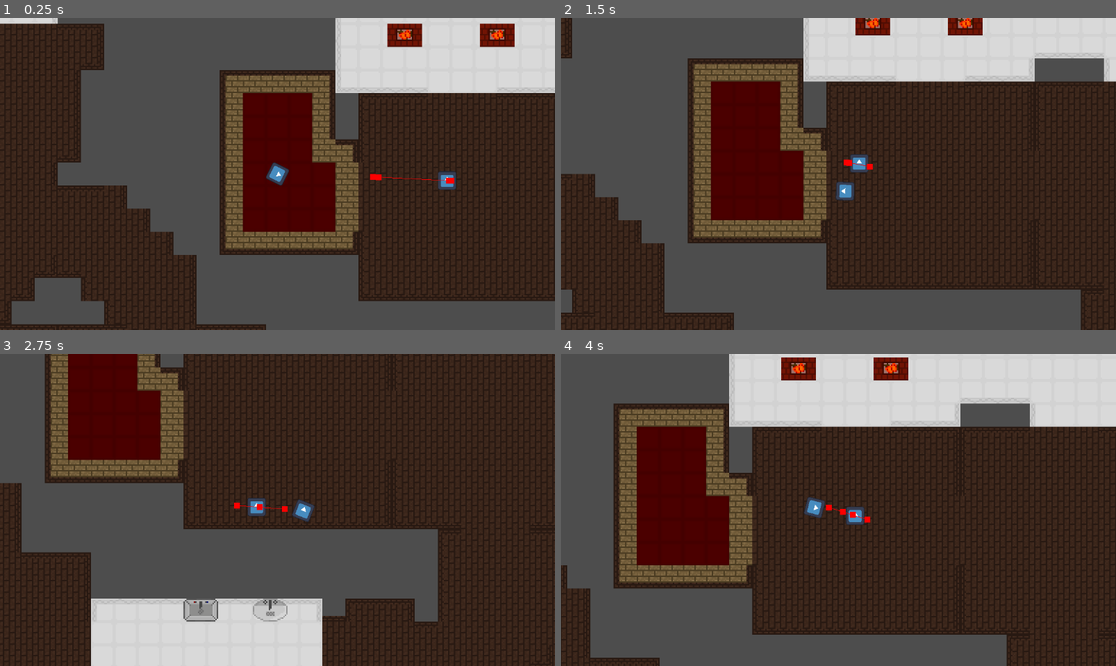
Above: before the commit, frames 1-4 (two rows, left to right).
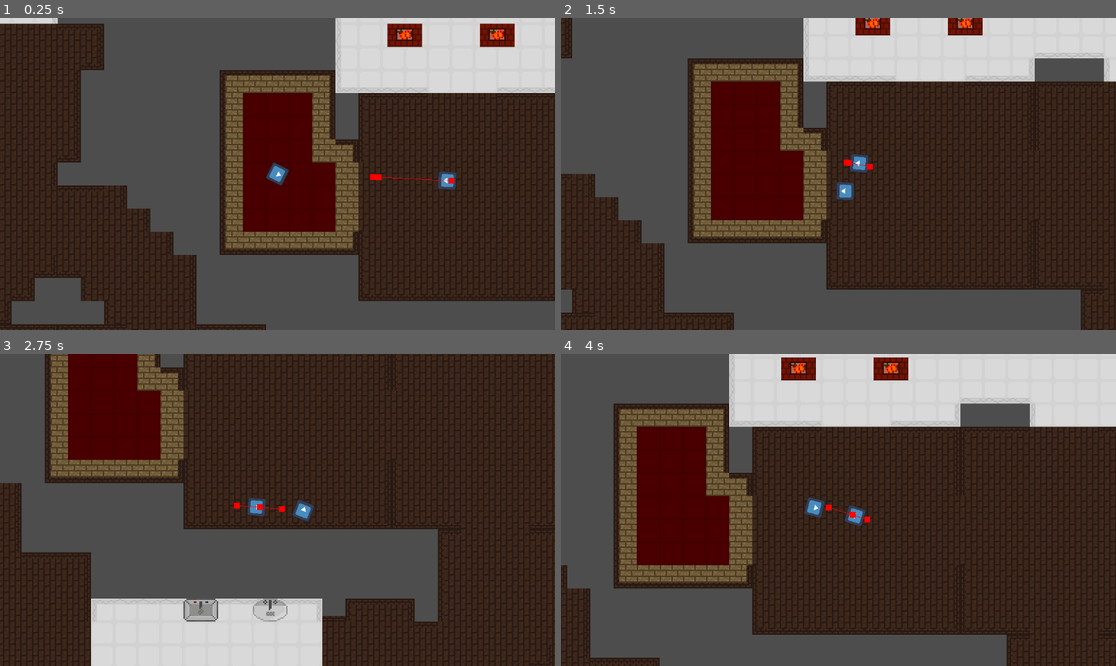
Above: after the commit, the same moments.

Repository: Rodrikk834/etromaton
Game: Godot game, scene res://scenes/main scene.tscn
Two runs of this game, one before a commit and one after it. Both use one fixed random seed, a clock stepped at 60 frames per second and the inputs below. The engine's default icon, where the game draws it, is replaced by a stand-in: a white triangle on a blue panel in a dark square.
Inputs (mouse positions are in pixels of both pictures, inside the frame that each line leads up to):
- Up to frame 1 (0.25 s): no input
- Up to frame 2 (1.5 s): move the mouse to (960, 158) at 0.52 s; hold D (move_right) 0.53-1.28 s; tap E (interact) at 0.6 s; move the mouse to (727, 189) at 1.27 s; hold S (move_down) from 1.28 s (still down); click (727, 189) at 1.35 s
- Up to frame 3 (2.75 s): move the mouse to (333, 441) at 2.02 s; release S (move_down) at 2.03 s; hold D (move_right) from 2.03 s (still down); tap E (interact) at 2.1 s
- Up to frame 4 (4 s): move the mouse to (810, 572) at 2.77 s; release D (move_right) at 2.78 s; hold W (move_up) 2.78-3.53 s; click (810, 572) at 2.85 s; move the mouse to (1005, 556) at 3.52 s; hold A (move_left) from 3.53 s (still down); tap E (interact) at 3.6 s

The runs differ from the first frame. In frame 1, less than 0.1% of the frame differs, in the area x 78-83%, y 49-56%; in frame 2, less than 0.1%; in frame 3, less than 0.1%; in frame 4, 0.1%, in the area x 49-55%, y 48-56%.

Commit message:
movimiento del robot final
hola

Diff:
--- a/scenes/main scene.tscn
+++ b/scenes/main scene.tscn
@@ -41,7 +41,6 @@
 metadata/_custom_type_script = "uid://x5ol3g0ltt0c"
 
 [sub_resource type="NavigationPolygon" id="NavigationPolygon_1w873"]
-sample_partition_type = 1
 parsed_geometry_type = 1
 parsed_collision_mask = 1
 source_geometry_mode = 1
--- a/scripts/RobotFollow.gd
+++ b/scripts/RobotFollow.gd
@@ -46,4 +46,5 @@
 	var next_pos = NavigationAgent.get_next_path_position()
 	var direction = (next_pos - enemy.global_position).normalized()
 	enemy.velocity = direction * moveSpeed
+	enemy.rotation = (enemy.velocity.angle()+0.5*PI)
 	enemy.move_and_slide()
--- a/scripts/StateMachine.gd
+++ b/scripts/StateMachine.gd
@@ -16,6 +16,7 @@
 		currentState = initialState
 
 func _process(delta: float) -> void:
+
 	if currentState:
 		currentState.Update(delta)
 
--- a/scripts/worldGenController.gd
+++ b/scripts/worldGenController.gd
@@ -96,7 +96,7 @@
 	nav_poly.parsed_geometry_type = NavigationPolygon.PARSED_GEOMETRY_BOTH
 	nav_poly.source_geometry_mode = NavigationPolygon.SOURCE_GEOMETRY_ROOT_NODE_CHILDREN
 
-	nav_poly.agent_radius = 10.0
+	nav_poly.agent_radius = 10
 	nav_poly.cell_size = 4.0
 
 	region_navegacion.bake_navigation_polygon()
Not shown, added: scripts/item.gd.uid
Not shown, added: scenes/robot_character.tscn1660430646.tmp
